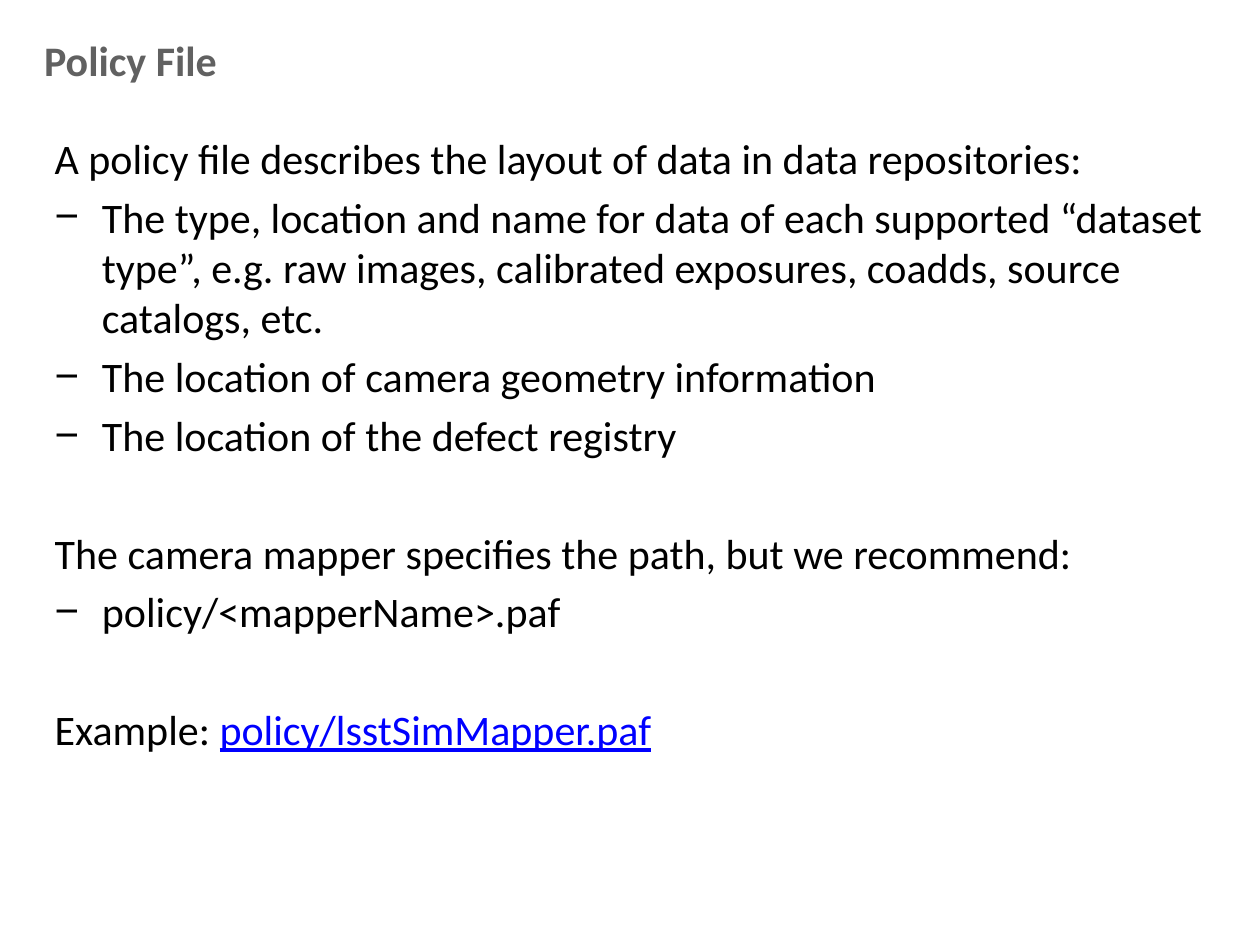
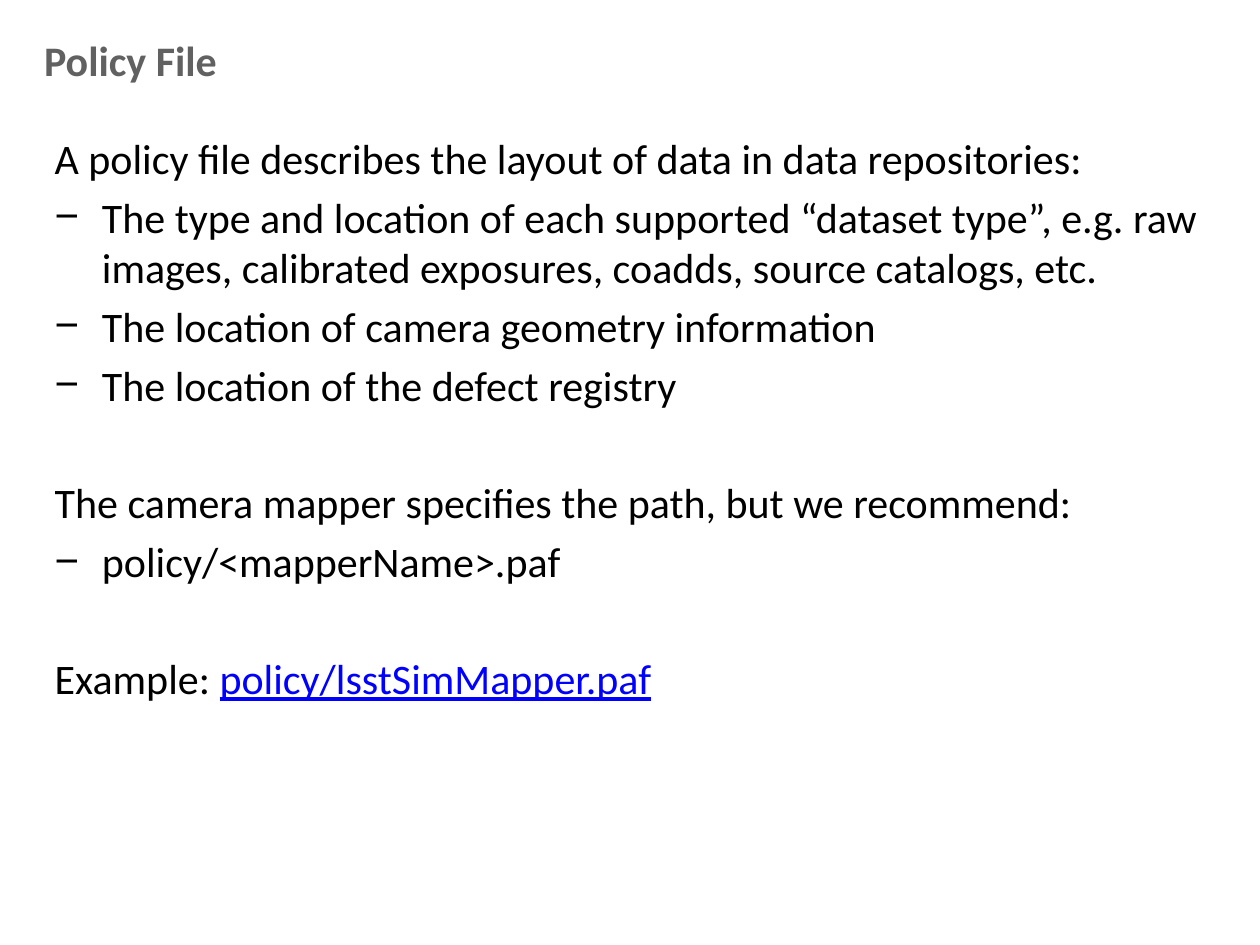
Before and after one commit to lsst-dm/Oct15_bootcamp, a slide deck: slide 5 of documents/creating an obs package.pptx. Drawn at 1260x945 pixels with LibreOffice and Linux fonts; fonts in the diff are those of the drawing; background and template pictures are left out. Boxes give left, top, right and bottom in pixels: in the first picture for what was removed or moved away, otherwise in the second. Text is boxed around its words. In the diff, an @@ line names an element or a change of style, - is before the commit and + after.

Commit message:
Fix link errors and typos in "creating an obs package"

```diff
--- a/documents/creating an obs package.pptx
+++ b/documents/creating an obs package.pptx
@@ text at <box>102,203,1197,291</box>: text changed @@
-− The type, location and name for data of each supported “dataset type”, e.g. raw images, calibrated exposures, coadds, source catalogs, etc.
+− The type and location of each supported “dataset type”, e.g. raw images, calibrated exposures, coadds, source catalogs, etc.
```
Also in this commit, not shown: 4 other slides changed.
